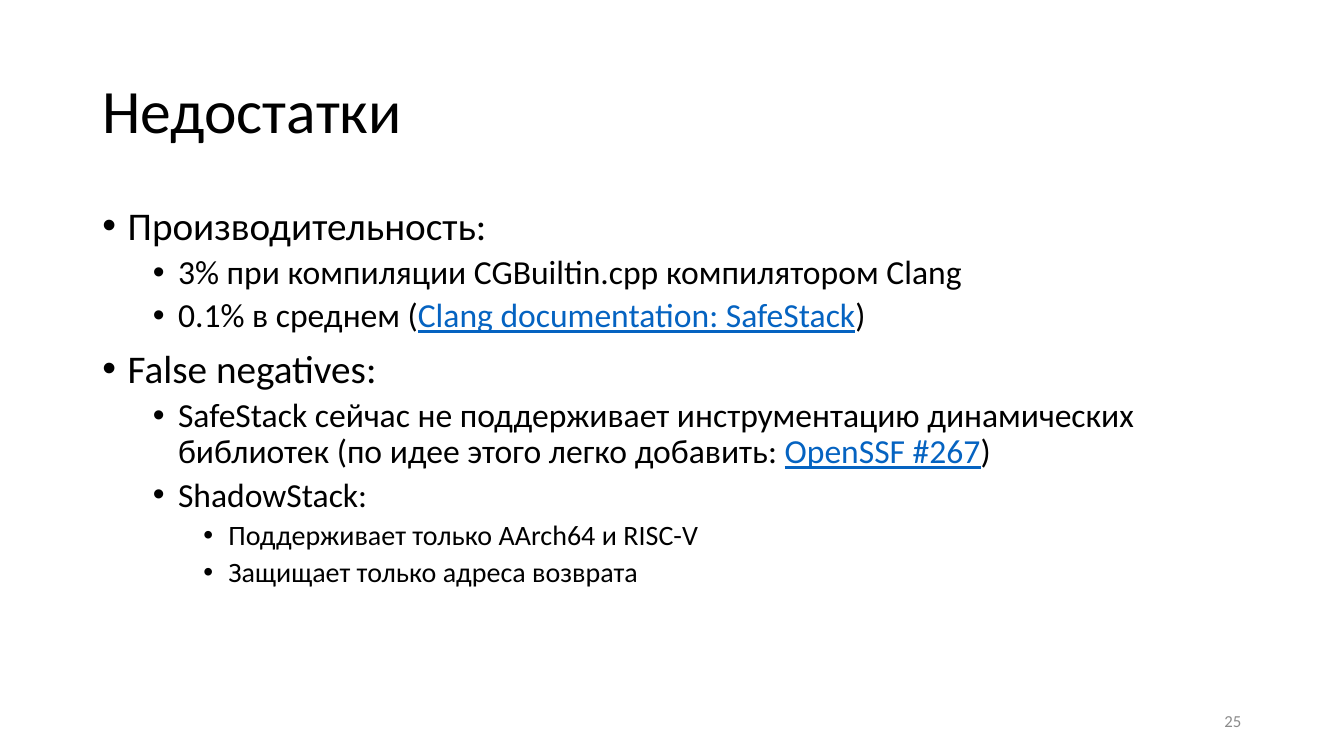
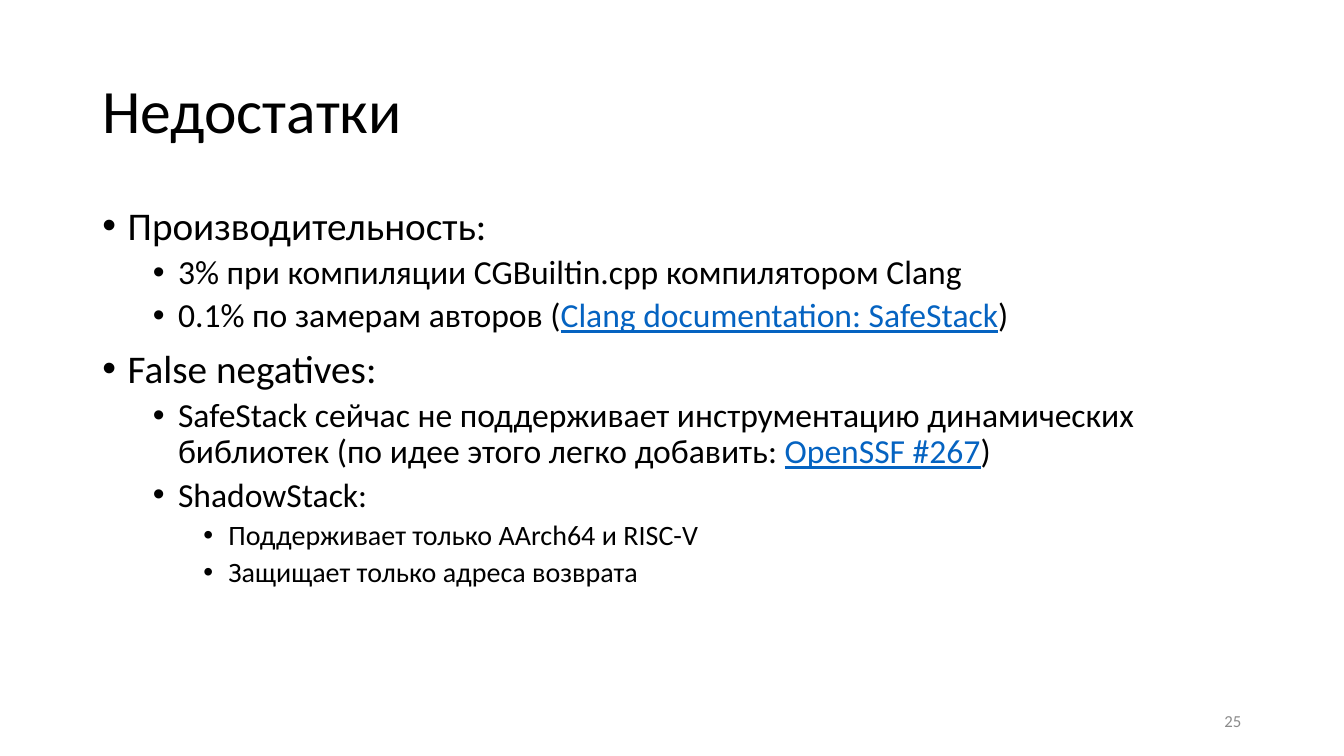
Before and after one commit to yugr/slides, a slide deck: slide 25 of CppZeroCost/2025/RU.pptx. Drawn at 1344x756 pixels with LibreOffice and Linux fonts; fonts in the diff are those of the drawing. Boxes give left, top, right and bottom in pixels: in the first picture for what was removed or moved away, otherwise in the second. Text is boxed around its words. In the diff, an @@ line names an element or a change of style, - is before the commit and + after.

```diff
--- a/CppZeroCost/2025/RU.pptx
+++ b/CppZeroCost/2025/RU.pptx
@@ text at (178,302,1009,333): text changed @@
-  • 0.1% в среднем (Clang documentation: SafeStack)
+  • 0.1% по замерам авторов (Clang documentation: SafeStack)
```
Also in this commit, not shown: 4 other slides changed, 1 other file.
